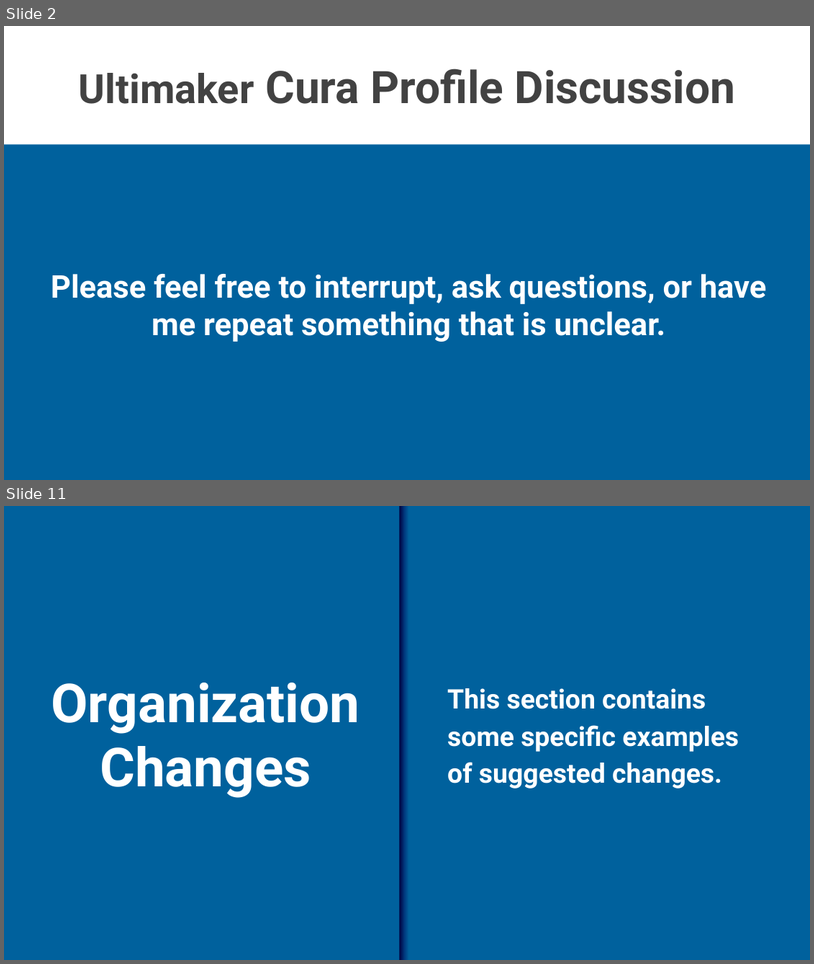
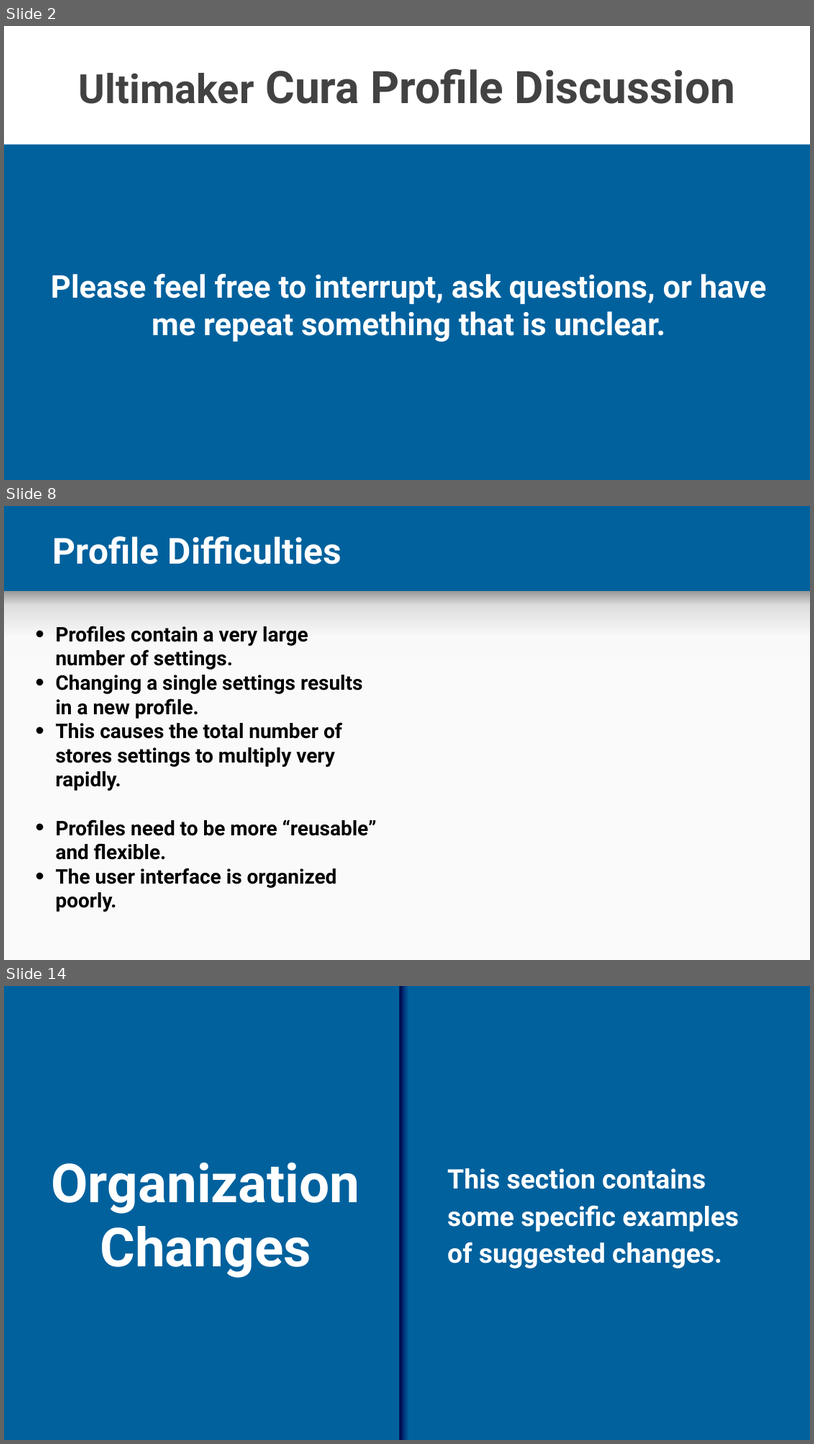
Before and after one commit to lendres/Cura-UI-Example, a slide deck: Documentation and Notes/Cura Profiles.pptx. Shown one above the other, each under a label of ours: slides 2 and 11 before the commit, slides 2, 8 and 14 after it; the slides between them are not shown. The pictures are 814x964 and 814x1444 pixels, drawn with LibreOffice and Linux fonts; fonts in the diff are those of the drawing; background and template pictures are left out. Boxes give left, top, right and bottom in pixels: in the first picture for what was removed or moved away, otherwise in the second. Text is boxed around its words. In the diff, an @@ line names an element or a change of style, - is before the commit and + after.

```diff
--- a/Documentation and Notes/Cura Profiles.pptx
+++ b/Documentation and Notes/Cura Profiles.pptx
@@ slide 8 added at bbox=[4, 506, 810, 960], background #00619D @@
@@ title added at bbox=[53, 536, 342, 564], 32 pt, text #FFFFFF, bold @@
+Profile Difficulties
@@ rectangle added at bbox=[4, 591, 810, 664], fill gradient #F9F9F9 to #DEDEDE to #999999 @@
@@ text added at bbox=[56, 626, 377, 911], 18 pt, text #000000, bold @@
+• Profiles contain a very large number of settings.
+• Changing a single settings results in a new profile.
+• This causes the total number of stores settings to multiply very rapidly.
+• Profiles need to be more “reusable” and flexible.
+• The user interface is organized poorly.
@@ rectangle added at bbox=[4, 654, 810, 959], fill #FAFAFA @@
@@ what was slide 11 is now slide 14 @@
```
Also in this commit, not shown: 1 slide changed, 9 other slides added, 4 slides removed, 32 other files.
